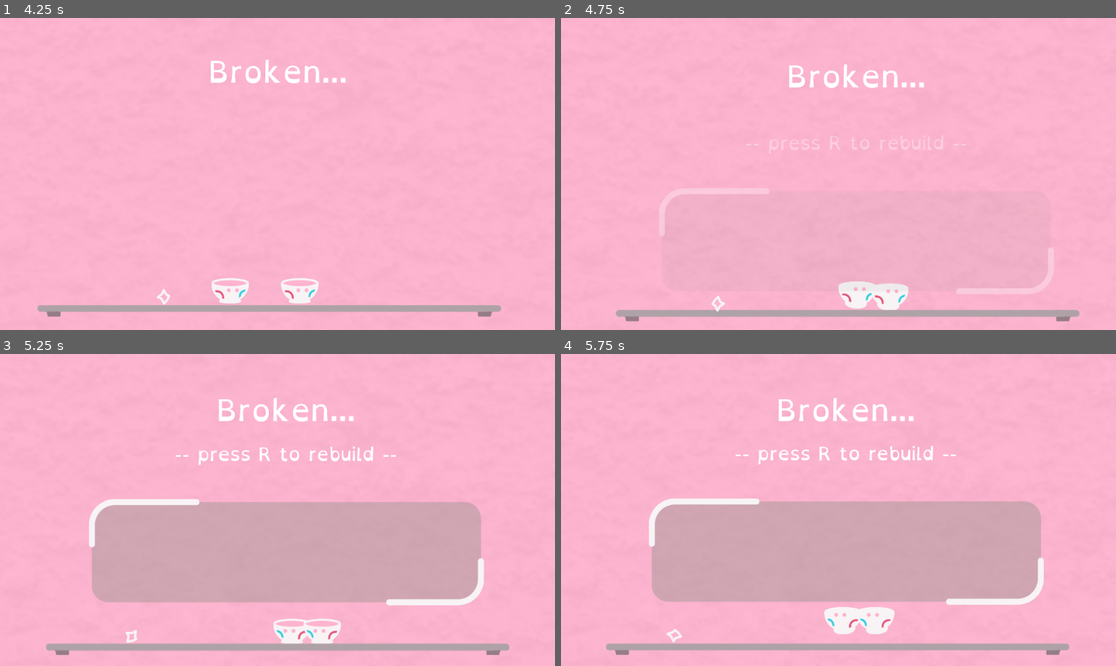
Above: before the commit, frames 1-4 (two rows, left to right).
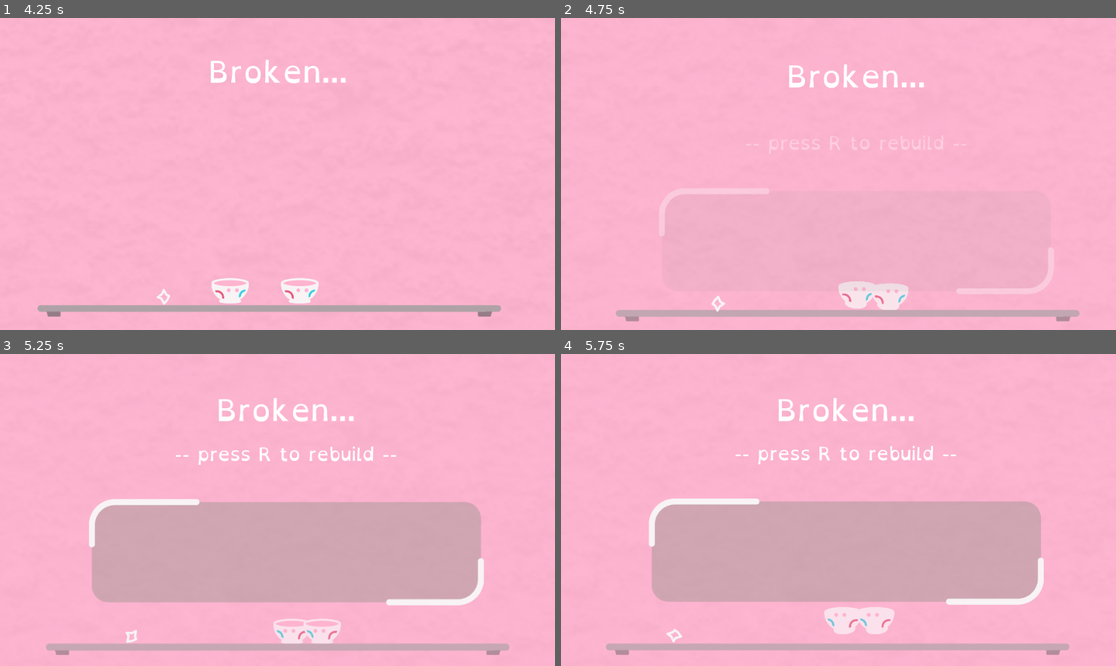
Above: after the commit, the same moments.

Repository: TrueNarwhak/Glassware
Game: Godot game, scene res://rooms/Controller.tscn
Two runs of this game, one before a commit and one after it. Both use one fixed random seed, a clock stepped at 60 frames per second and the inputs below.
Inputs (mouse positions are in pixels of both pictures, inside the frame that each line leads up to):
- Up to frame 1 (4.25 s): tap Enter (ui_accept) at 0.5 s; move the mouse to (399, 158) at 0.52 s; hold D (move_right) 0.53-2.03 s; click (399, 158) at 0.6 s; tap Space (jump) at 0.77, 1.07, 1.52, 1.82, 3.02, 3.32, 3.77, 4.07 s; move the mouse to (166, 189) at 1.27 s; click (166, 189) at 1.35 s; move the mouse to (333, 105) at 2.02 s; hold A (move_left) 2.03-2.78 s; click (333, 105) at 2.1 s; move the mouse to (249, 236) at 2.77 s; hold D (move_right) from 2.78 s (still down); click (249, 236) at 2.85 s; move the mouse to (444, 220) at 3.52 s; click (444, 220) at 3.6 s
- Up to frame 2 (4.75 s): move the mouse to (672, 127) at 4.27 s; release D (move_right) at 4.28 s; hold A (move_left) from 4.28 s (still down); click (672, 127) at 4.35 s; tap Space (jump) at 4.52 s
- Up to frame 3 (5.25 s): tap Space (jump) at 4.82 s; tap R (restart) at 5 s; move the mouse to (305, 510) at 5.02 s; release A (move_left) at 5.03 s; hold D (move_right) from 5.03 s (still down); click (305, 510) at 5.1 s
- Up to frame 4 (5.75 s): keep holding D (move_right)

Frame 1 is identical in both runs. In frame 2, less than 0.1% of the frame differs, in the area x 11-92%, y 88-98%; in frame 3, 0.1%; in frame 4, 0.1%, in the area x 9-90%, y 84-97%.

Commit message:
Tint in Run Stats

Diff:
--- a/Glass Like/objects/Item.tscn
+++ b/Glass Like/objects/Item.tscn
@@ -181,7 +181,6 @@
 script = ExtResource( 3 )
 
 [node name="CollisionShape2D" type="CollisionShape2D" parent="."]
-visible = false
 shape = SubResource( 1 )
 
 [node name="Visual" type="Node2D" parent="."]
--- a/Glass Like/project.godot
+++ b/Glass Like/project.godot
@@ -50,8 +50,8 @@
 
 [autoload]
 
-Options="*res://Global Scripts/Options.gd"
-ItemAndStages="*res://Global Scripts/ItemAndStages.gd"
+Options="*res://global scripts/Options.gd"
+ItemAndStages="*res://global scripts/ItemAndStages.gd"
 
 [display]
 
--- a/Glass Like/rooms/Menus/RunStats.tscn
+++ b/Glass Like/rooms/Menus/RunStats.tscn
@@ -78,6 +78,18 @@
 "update": 1,
 "values": [ false, true ]
 }
+tracks/5/type = "value"
+tracks/5/path = NodePath("../Tint:color")
+tracks/5/interp = 1
+tracks/5/loop_wrap = true
+tracks/5/imported = false
+tracks/5/enabled = true
+tracks/5/keys = {
+"times": PoolRealArray( 1, 2.1 ),
+"transitions": PoolRealArray( 0.287175, 0.287175 ),
+"update": 0,
+"values": [ Color( 1, 0.705882, 0.815686, 0 ), Color( 1, 0.705882, 0.815686, 0.152941 ) ]
+}
 
 [sub_resource type="Animation" id=4]
 length = 0.001
@@ -141,9 +153,29 @@
 "update": 0,
 "values": [ false ]
 }
+tracks/5/type = "value"
+tracks/5/path = NodePath("../Tint:color")
+tracks/5/interp = 1
+tracks/5/loop_wrap = true
+tracks/5/imported = false
+tracks/5/enabled = true
+tracks/5/keys = {
+"times": PoolRealArray( 0 ),
+"transitions": PoolRealArray( 1 ),
+"update": 0,
+"values": [ Color( 1, 0.705882, 0.815686, 0 ) ]
+}
 
 [node name="RunStats" type="Node2D"]
 script = ExtResource( 6 )
+
+[node name="Tint" type="ColorRect" parent="."]
+margin_right = 1032.0
+margin_bottom = 608.0
+color = Color( 1, 0.705882, 0.815686, 0 )
+__meta__ = {
+"_edit_use_anchors_": false
+}
 
 [node name="Control" type="Control" parent="."]
 anchor_left = 0.5
